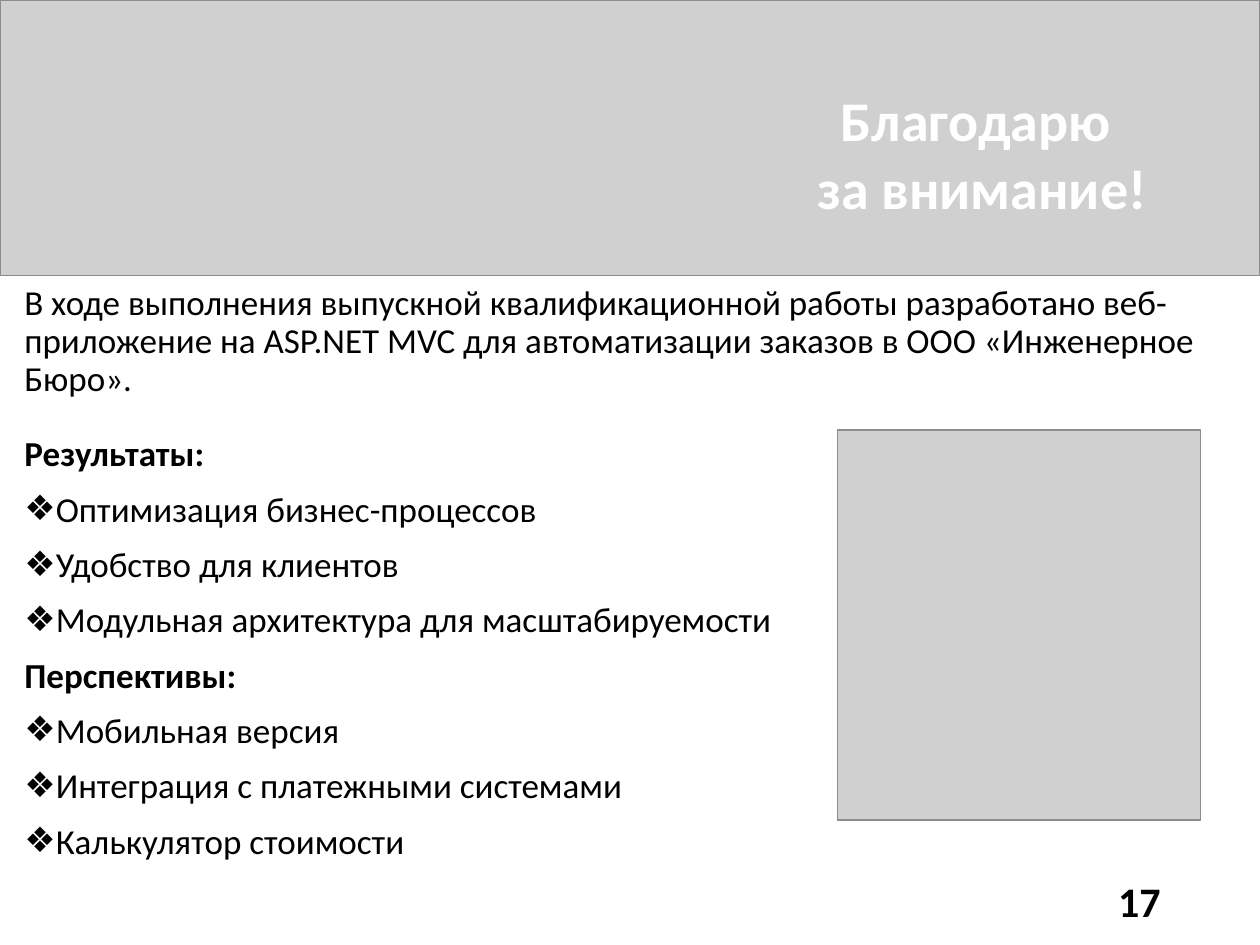
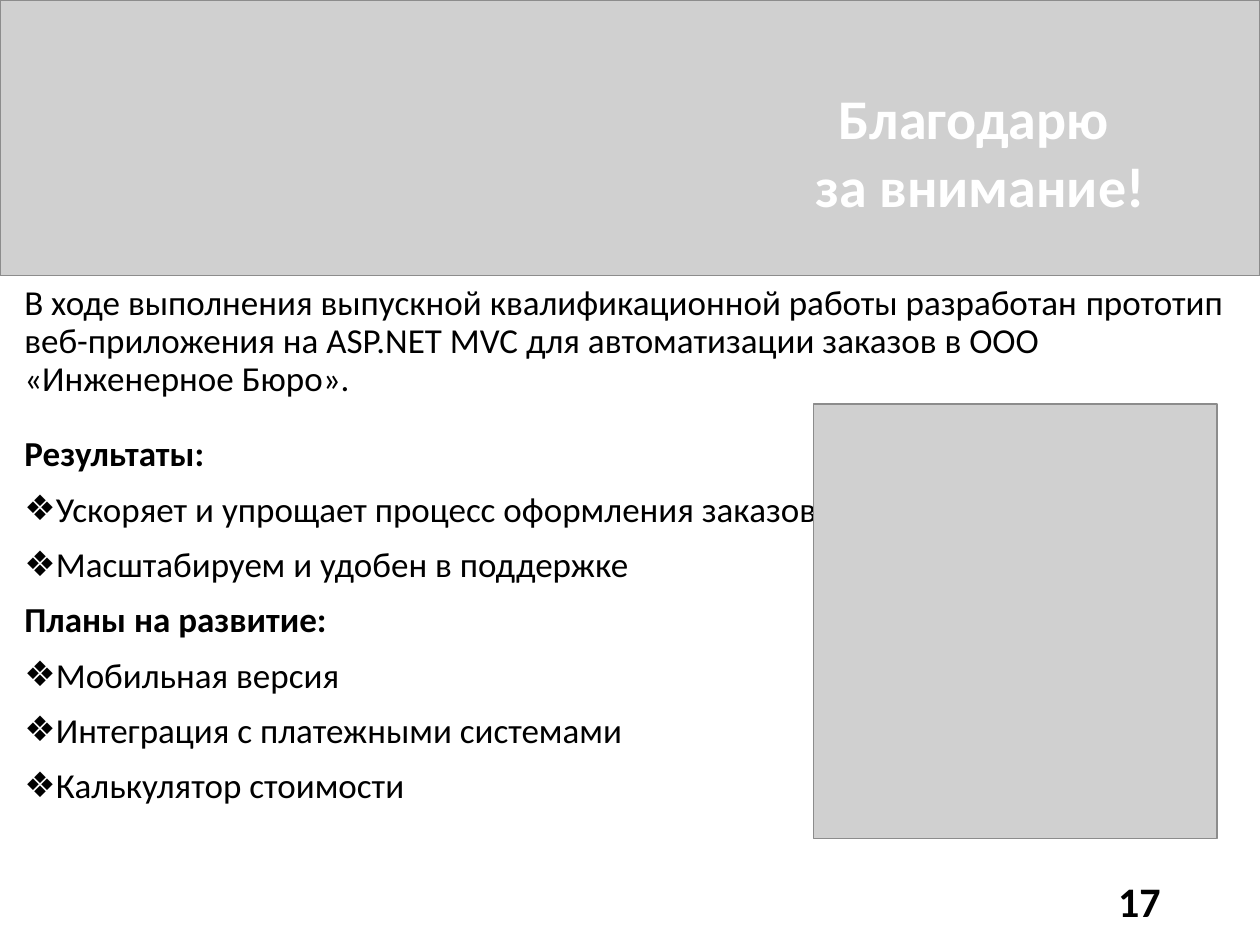
Before and after one commit to DaniilTropin11/IB-Company, a slide deck: slide 17 of ПРАВКИ_Презентация ВКР ВО.pptx. Drawn at 1260x945 pixels with LibreOffice and Linux fonts; fonts in the diff are those of the drawing; grey boxes stand for pictures. Boxes give left, top, right and bottom in pixels: in the first picture for what was removed or moved away, otherwise in the second. Text is boxed around its words. In the diff, an @@ line names an element or a change of style, - is before the commit and + after.

```diff
--- a/ПРАВКИ_Презентация ВКР ВО.pptx
+++ b/ПРАВКИ_Презентация ВКР ВО.pptx
@@ text at (24, 291, 1223, 638): text changed @@
-В ходе выполнения выпускной квалификационной работы разработано веб-приложение на ASP.NET MVC для автоматизации заказов в ООО «Инженерное Бюро».
-Результаты:
-❖ Оптимизация бизнес-процессов
-❖ Удобство для клиентов
-❖ Модульная архитектура для масштабируемости
-Перспективы:
+В ходе выполнения выпускной квалификационной работы разработан прототип веб-приложения на ASP.NET MVC для автоматизации заказов в ООО «Инженерное Бюро».
+Результаты:
+❖ Ускоряет и упрощает процесс оформления заказов
+❖ Масштабируем и удобен в поддержке
+Планы на развитие:
@@ picture: place and size @@
-picture at (838, 430, 1201, 820)
+picture at (813, 404, 1217, 839)
```
Also in this commit, not shown: 2 other slides changed.
